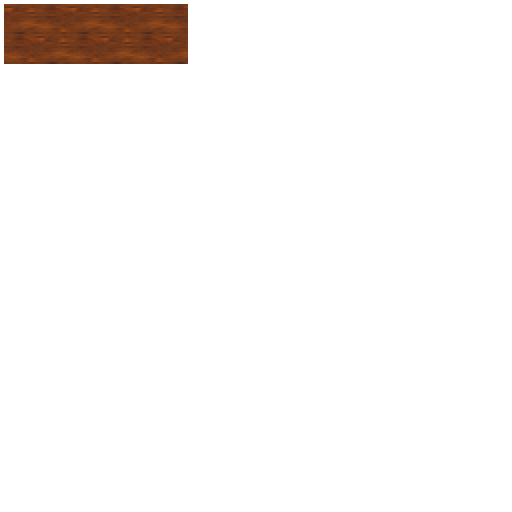
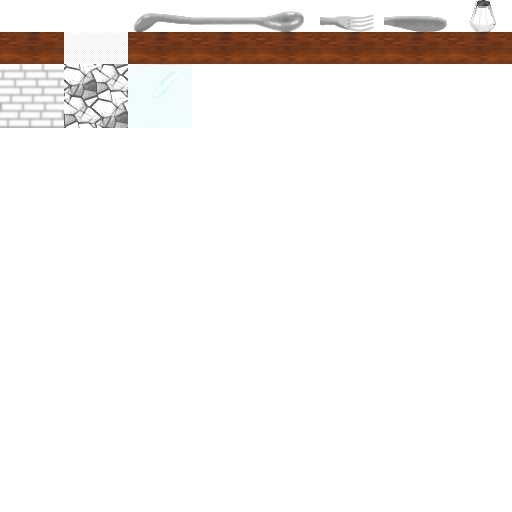
The second 512 x 512 image is a revision of the first. Changes to its layers:
painted on "Background", masked it over (x1=0, y1=0, x2=512, y2=128)
